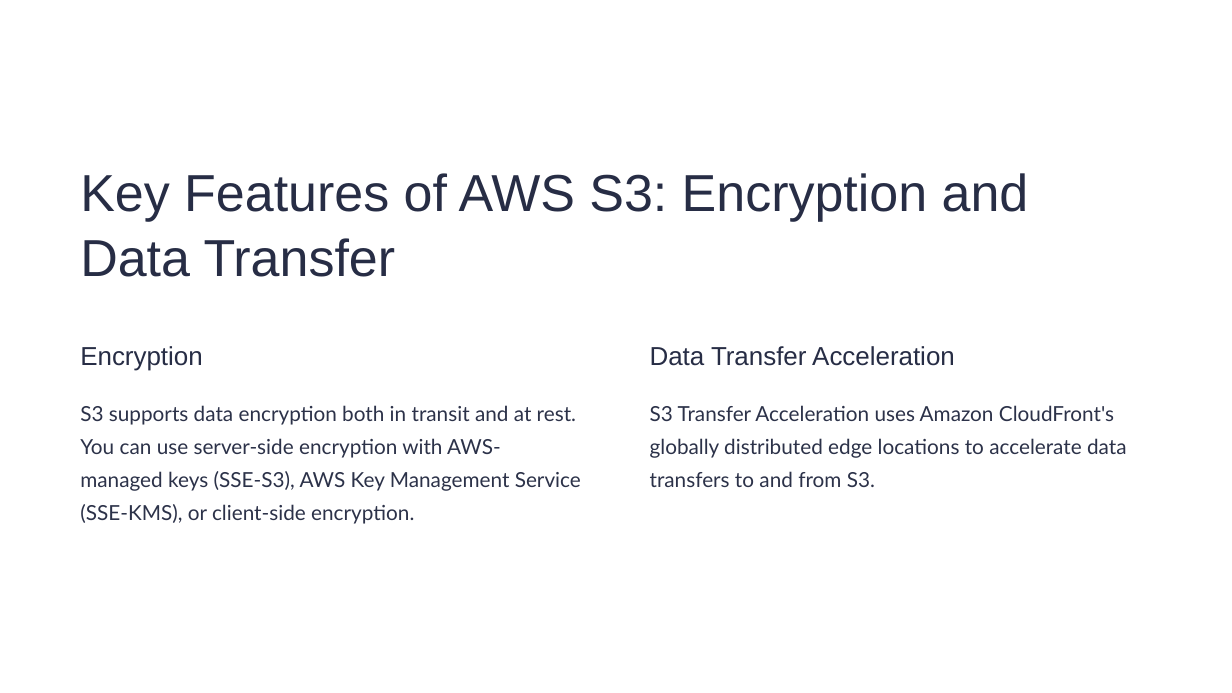
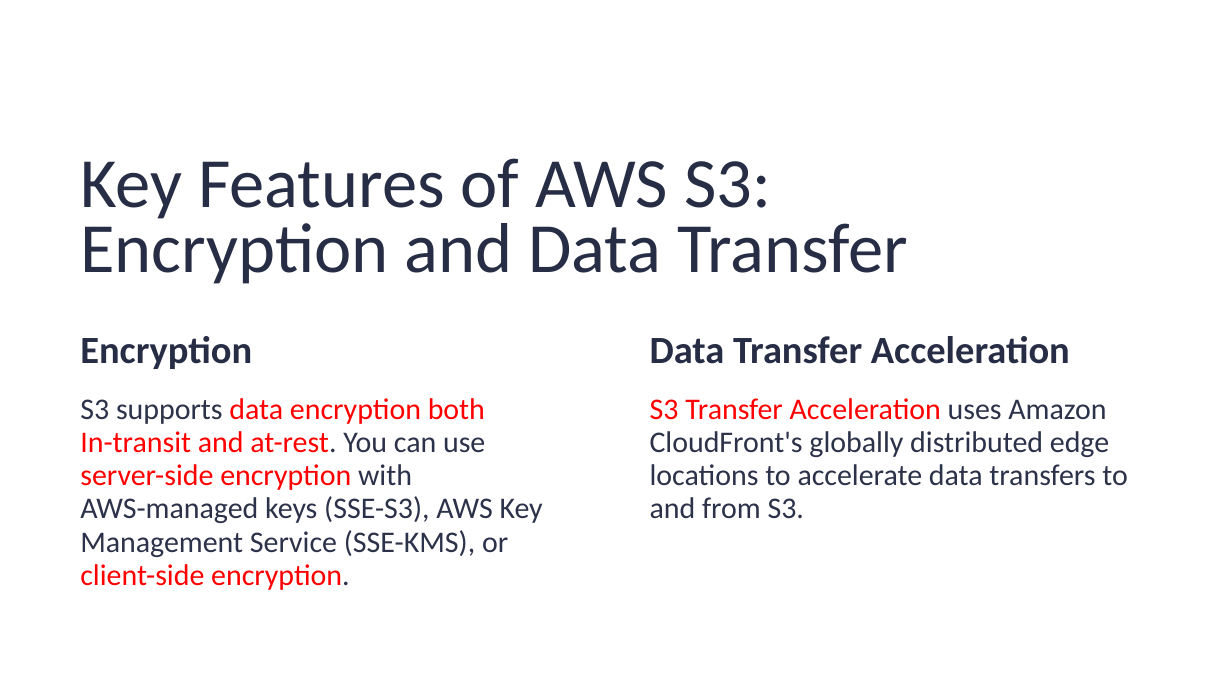
Before and after one commit to ramram43210/Java_2024, a slide deck: slide 7 of Amazon_S3_Beginners_V1/Amazon_S3_Beginners_V1.pptx. Drawn at 1232x693 pixels with LibreOffice and Linux fonts; fonts in the diff are those of the drawing. Boxes give left, top, right and bottom in pixels: in the first picture for what was removed or moved away, otherwise in the second. Text is boxed around its words. In the diff, an @@ line names an element or a change of style, - is before the commit and + after.

```diff
--- a/Amazon_S3_Beginners_V1/Amazon_S3_Beginners_V1.pptx
+++ b/Amazon_S3_Beginners_V1/Amazon_S3_Beginners_V1.pptx
@@ text at [80, 158, 907, 284]: text changed; size 48.6 to 66 pt; font Arial to Calibri @@
-Key Features of AWS S3: Encryption and Data Transfer
+Key Features of AWS S3:
+Encryption and Data Transfer
@@ text "Encryption" at [80, 336, 252, 369]: size 24.3 to 36 pt, font Arial to Calibri, bold on @@
@@ text "Data Transfer Acceleration" at [650, 336, 941, 420]: size 24.3 to 36 pt, font Arial to Calibri, bold on @@
@@ text "S3 Transfer Acceleration uses Amazon ..." at [650, 398, 1127, 518]: size 19.4 to 28 pt, font Lato to Calibri; text colour #2C3249 to #FF0000 in "S3 Transfer Acceleration" @@
@@ text at [80, 398, 543, 590]: text changed; size 19.4 to 28 pt; font Lato to Calibri @@
-S3 supports data encryption both in transit and at rest. You can use server-side encryption with AWS-managed keys (SSE-S3), AWS Key Management Service (SSE-KMS), or client-side encryption.
+S3 supports data encryption both
+In-transit and at-rest. You can use
+server-side encryption with
+AWS-managed keys (SSE-S3), AWS Key Management Service (SSE-KMS), or client-side encryption.
```
Also in this commit, not shown: 9 other slides changed.
